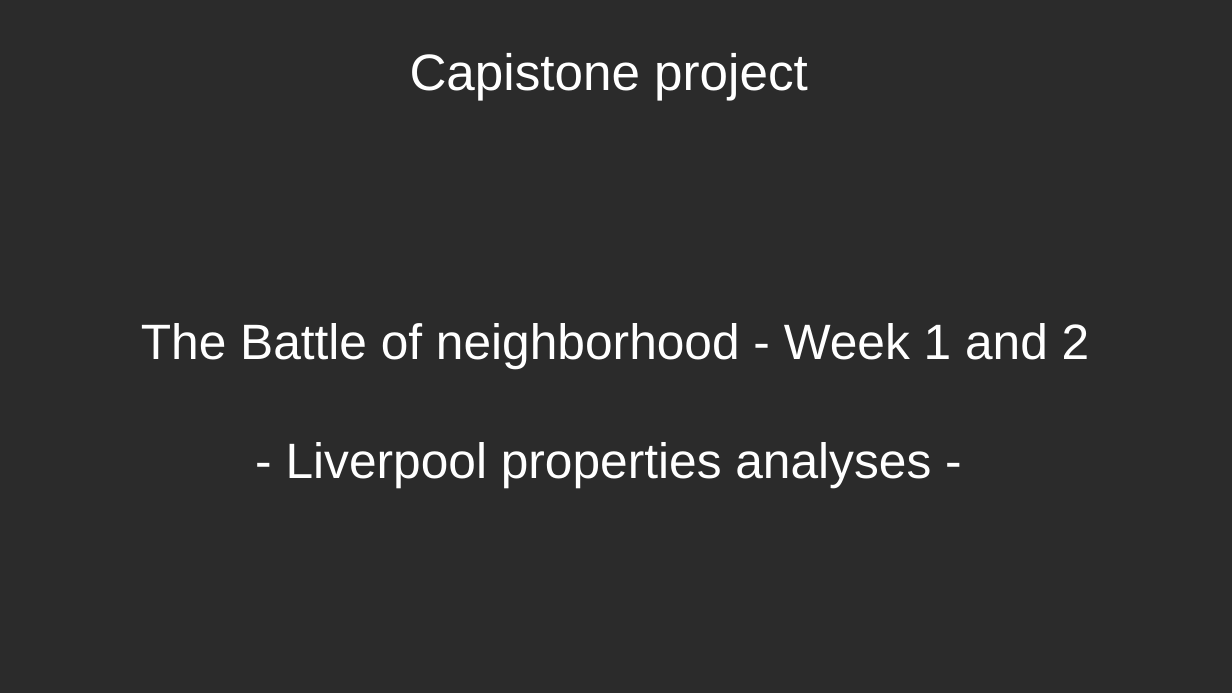
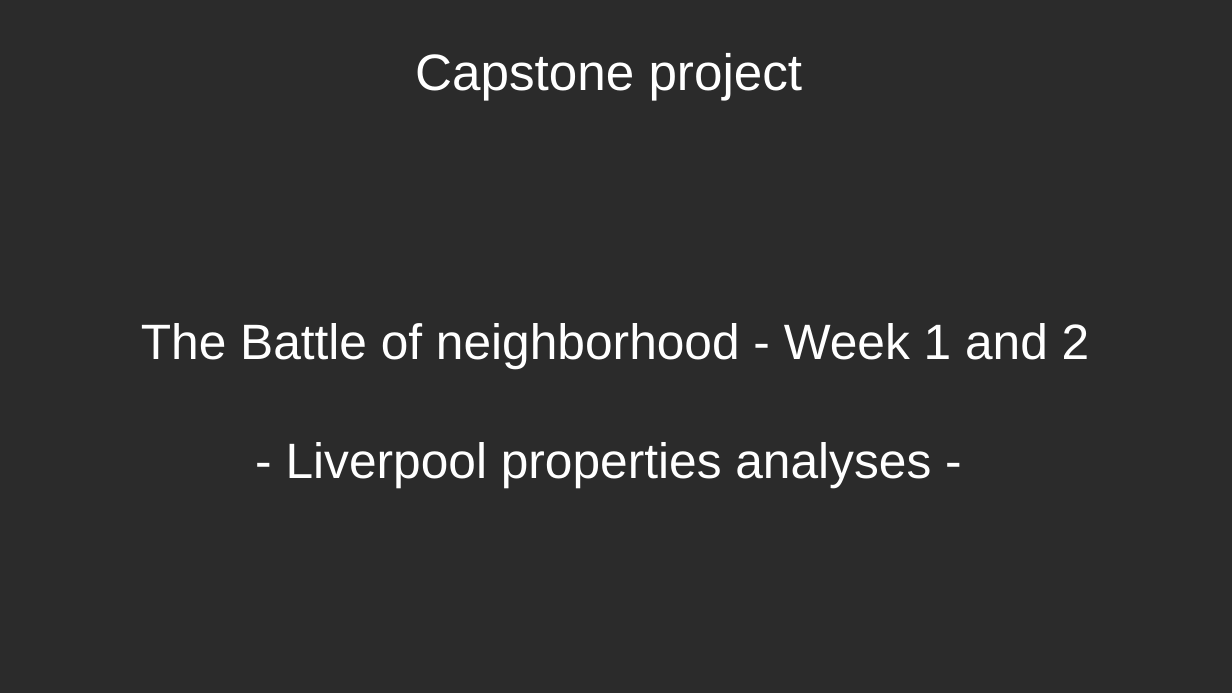
Before and after one commit to DejanTodorovic/capstone_the_battle_of_neighborhoods, a slide deck: slide 1 of final_project 1.odp. Drawn at 1232x693 pixels with LibreOffice and Linux fonts; fonts in the diff are those of the drawing; background and template pictures are left out; a plain dark background stands for a picture behind light text. Boxes give left, top, right and bottom in pixels: in the first picture for what was removed or moved away, otherwise in the second. Text is boxed around its words. In the diff, an @@ line names an element or a change of style, - is before the commit and + after.

```diff
--- a/final_project 1.odp
+++ b/final_project 1.odp
@@ title at [415, 53, 803, 101]: text changed @@
-Capistone project
+Capstone project
```
